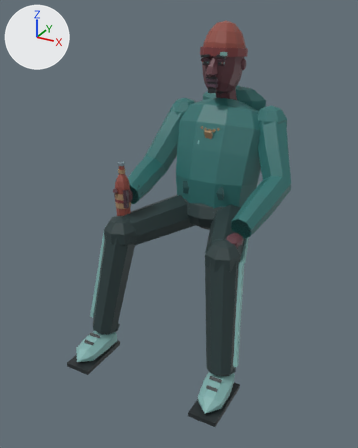
A saved change to the glTF model models/betiv.glb.
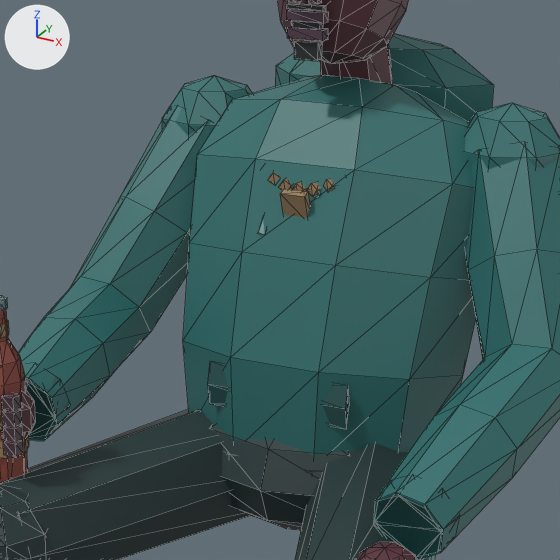
Each version appears first whole from a 50 mm lens placed at (0.921, -1.994, 1.458), pointed at (-0.027, -0.27, 0.596), and next in a close-up on the part from 34% to 80% of the width and 17% to 53% of the height. Every picture has the same lights, and +X, +Y and +Z are marked at upper left. The first two pictures are the older version. The close-ups show mesh edges as thin lines. Where no turn or scale is listed for an object, it has been applied to the vertices. Vertices at exactly the same position are counted once.

Names of what the first close-up shows: 'BratBere', 'BratStang', 'Cap', 'CoapsaD', 'CoapsaS', 'Corp', 'GambaD', 'SticlaMana'.
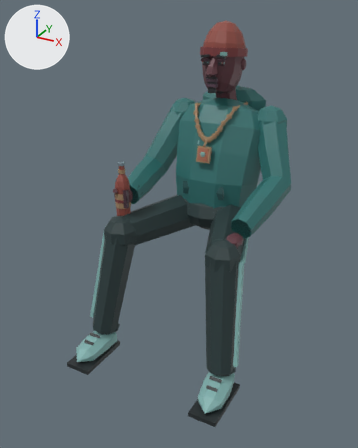
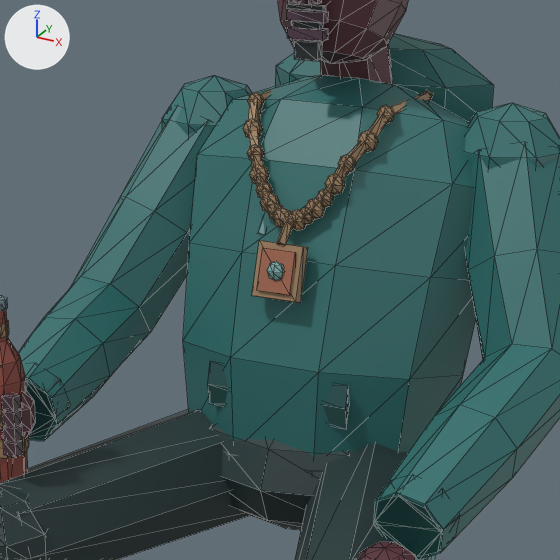
Boxes [x1, y1, x2, y2] around the edits, measured in the close-ups (560 x 560 px; the box of a moved part takes in the faces that stretch with it):
part 1 of me_corp, added: after [247, 92, 264, 108]
part 2 of me_corp, added: after [243, 118, 263, 138]
part 3 of me_corp, added: after [247, 144, 264, 160]
part 4 of me_corp, added: after [249, 164, 269, 184]
part 5 of me_corp, added: after [256, 181, 273, 198]
part 6 of me_corp, added: after [260, 192, 280, 213]
part 7 of me_corp, added: after [267, 203, 282, 220]
part 8 of me_corp, added: after [273, 207, 290, 228]
part 9 of me_corp, added: after [290, 209, 306, 231]
part 10 of me_corp, added: after [300, 207, 314, 225]
part 11 of me_corp, added: after [306, 198, 325, 220]
part 12 of me_corp, added: after [316, 189, 334, 207]
part 13 of me_corp, added: after [325, 173, 345, 195]
part 14 of me_corp, added: after [338, 154, 356, 173]
part 15 of me_corp, added: after [358, 130, 378, 152]
part 16 of me_corp, added: after [377, 105, 395, 124]
part 17 of me_corp, added (brown): after [257, 248, 297, 295]
part 18 of me_corp, added: after [267, 261, 284, 280]
part 19 of me_corp, moved or reshaped: before [268, 173, 335, 218]; after [248, 89, 433, 302]

Edits to the bpy script that builds the scene:
```text
Change me_corp:
    remove me_corp.from_pydata(...)  # 336 vertices, 584 faces; spans x -0.225..0.225, y -0.14..0.288, z 0.478..1.124
    add me_corp.from_pydata(...)  # 800 vertices, 1388 faces; spans x -0.225..0.225, y -0.14..0.288, z 0.478..1.124
    me_corp part 1: a new loose piece, a UV sphere (6 segments, 4 rings, poles along z) spanning x -0.101..-0.081, y 0.004..0.019, z 1.042..1.066, in mat_defaultmaterial_008
    me_corp part 2: a new loose piece, a UV sphere (6 segments, 4 rings, poles along z) spanning x -0.092..-0.068, y -0.026..-0.009, z 1.01..1.038, in mat_defaultmaterial_008
    me_corp part 3: a new loose piece, a UV sphere (6 segments, 4 rings, poles along z) spanning x -0.074..-0.053, y -0.048..-0.034, z 0.987..1.011, in mat_defaultmaterial_008
    me_corp part 4: a new loose piece, a UV sphere (6 segments, 4 rings, poles along z) spanning x -0.065..-0.041, y -0.059..-0.042, z 0.96..0.988, in mat_defaultmaterial_008
    me_corp part 5: a new loose piece, a UV sphere (6 segments, 4 rings, poles along z) spanning x -0.053..-0.032, y -0.064..-0.05, z 0.944..0.968, in mat_defaultmaterial_008
    me_corp part 6: a new loose piece, a UV sphere (6 segments, 4 rings, poles along z) spanning x -0.044..-0.02, y -0.07..-0.054, z 0.929..0.957, in mat_defaultmaterial_008
    me_corp part 7: a new loose piece, a UV sphere (6 segments, 4 rings, poles along z) spanning x -0.032..-0.011, y -0.073..-0.058, z 0.921..0.945, in mat_defaultmaterial_008
    me_corp part 8: a new loose piece, a UV sphere (6 segments, 4 rings, poles along z) spanning x -0.023..0.001, y -0.076..-0.059, z 0.913..0.941, in mat_defaultmaterial_008
    me_corp part 9: a new loose piece, a UV sphere (6 segments, 4 rings, poles along z) spanning x -0.001..0.023, y -0.076..-0.059, z 0.913..0.941, in mat_defaultmaterial_008
    me_corp part 10: a new loose piece, a UV sphere (6 segments, 4 rings, poles along z) spanning x 0.011..0.032, y -0.073..-0.058, z 0.921..0.945, in mat_defaultmaterial_008
    me_corp part 11: a new loose piece, a UV sphere (6 segments, 4 rings, poles along z) spanning x 0.02..0.044, y -0.07..-0.054, z 0.929..0.957, in mat_defaultmaterial_008
    me_corp part 12: a new loose piece, a UV sphere (6 segments, 4 rings, poles along z) spanning x 0.032..0.053, y -0.064..-0.05, z 0.944..0.968, in mat_defaultmaterial_008
    me_corp part 13: a new loose piece, a UV sphere (6 segments, 4 rings, poles along z) spanning x 0.041..0.065, y -0.059..-0.042, z 0.96..0.988, in mat_defaultmaterial_008
    me_corp part 14: a new loose piece, a UV sphere (6 segments, 4 rings, poles along z) spanning x 0.053..0.074, y -0.048..-0.034, z 0.987..1.011, in mat_defaultmaterial_008
    me_corp part 15: a new loose piece, a UV sphere (6 segments, 4 rings, poles along z) spanning x 0.068..0.093, y -0.025..-0.008, z 1.01..1.038, in mat_defaultmaterial_008
    me_corp part 16: a new loose piece, a UV sphere (6 segments, 4 rings, poles along z) spanning x 0.081..0.102, y 0.005..0.019, z 1.041..1.065, in mat_defaultmaterial_008
    me_corp part 17: the loose piece of 8 vertices spanning x -0.017..0.017, y -0.062..-0.038, z 0.919..0.961 is copied, and the copy is turned -35.1 degrees about the x axis through its middle and scaled by 1.35, then moved by (0.0, -0.047, -0.074); it spans x -0.023..0.023, y -0.112..-0.083, z 0.838..0.894
    me_corp part 18: a new loose piece, a UV sphere (6 segments, 4 rings, poles along z) spanning x -0.011..0.011, y -0.113..-0.097, z 0.855..0.881, in mat_defaultmaterial_008
    me_corp part 19: 78 vertices moved from x -0.103..0.093, y -0.062..0.035, z 0.919..1.031 to x -0.077..0.07, y -0.076..-0.011, z 0.917..1.029; 34 vertices removed from x -0.105..0.105, y -0.062..0.04, z 0.923..1.031; 130 vertices added at x -0.103..0.102, y -0.11..0.233, z 0.829..1.063
    other edits to the shape of me_corp do not show in these pictures
```
